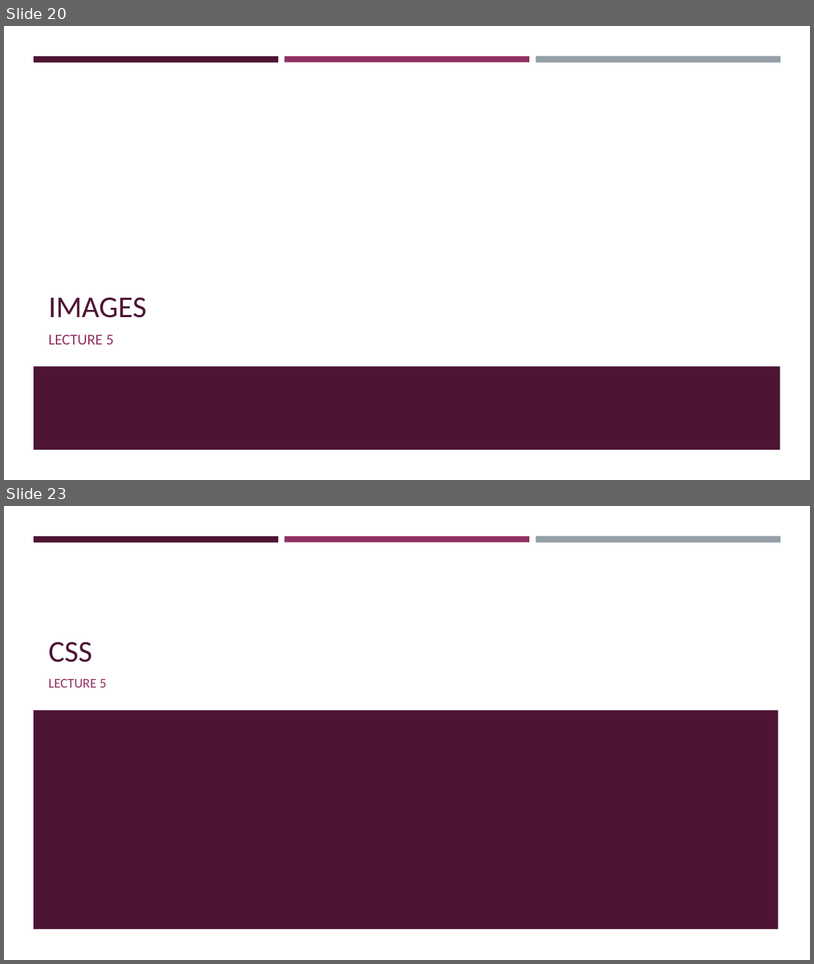
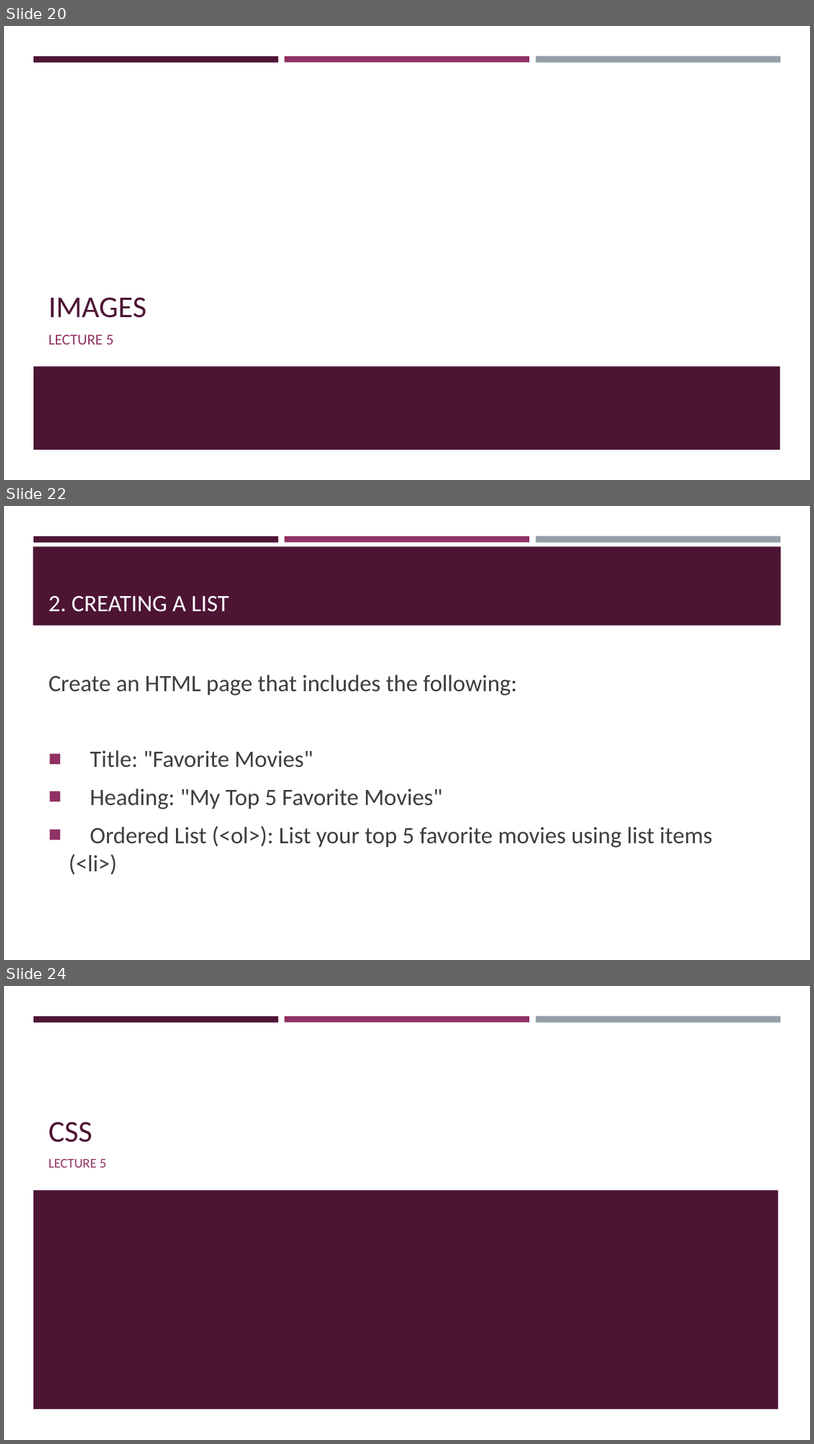
Before and after one commit to Ghost0396/iot, a slide deck: web_development/lecture.pptm. Shown one above the other, each under a label of ours: slides 20 and 23 before the commit, slides 20, 22 and 24 after it; the slides between them are not shown. The pictures are 814x964 and 814x1444 pixels, drawn with LibreOffice and Linux fonts; fonts in the diff are those of the drawing. Boxes give left, top, right and bottom in pixels: in the first picture for what was removed or moved away, otherwise in the second. Text is boxed around its words. In the diff, an @@ line names an element or a change of style, - is before the commit and + after.

```diff
--- a/web_development/lecture.pptm
+++ b/web_development/lecture.pptm
@@ slide 22 added at (x1=4, y1=506, x2=810, y2=960), background #FFFFFF; not listed: 3 template elements that a slide beside it also shows @@
@@ rectangle added at (x1=33, y1=546, x2=782, y2=626), fill #4D1434 @@
@@ title added at (x1=49, y1=595, x2=229, y2=612), 28 pt, text #FFFFFF @@
+2. CREATING A LIST
@@ text added at (x1=49, y1=674, x2=712, y2=875), 28 pt, text #3D3D3D @@
+Create an HTML page that includes the following:
+■ Title: "Favorite Movies"
+■ Heading: "My Top 5 Favorite Movies"
+■ Ordered List (<ol>): List your top 5 favorite movies using list items (<li>)
@@ what was slide 23 is now slide 24 @@
```
Also in this commit, not shown: 2 slides changed, 2 other slides added, 2 slides removed, 2 other files.
